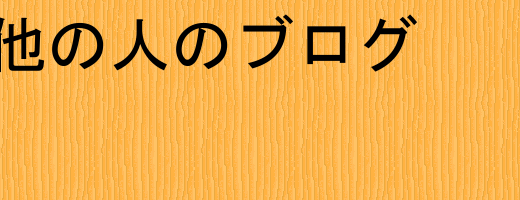
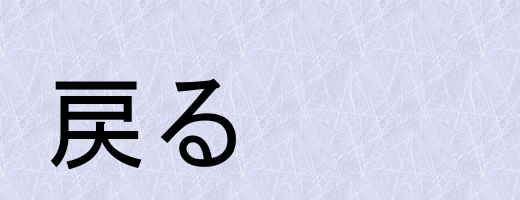
Two versions of the same layered image (520 × 200). Layer-by-layer changes:
removed layer "他の人のブログ ..." over [left=0, top=14, right=418, bottom=73]
added layer "戻る" above "背景" over [left=50, top=78, right=236, bottom=170]
painted on "背景" over [left=0, top=0, right=520, bottom=200]
